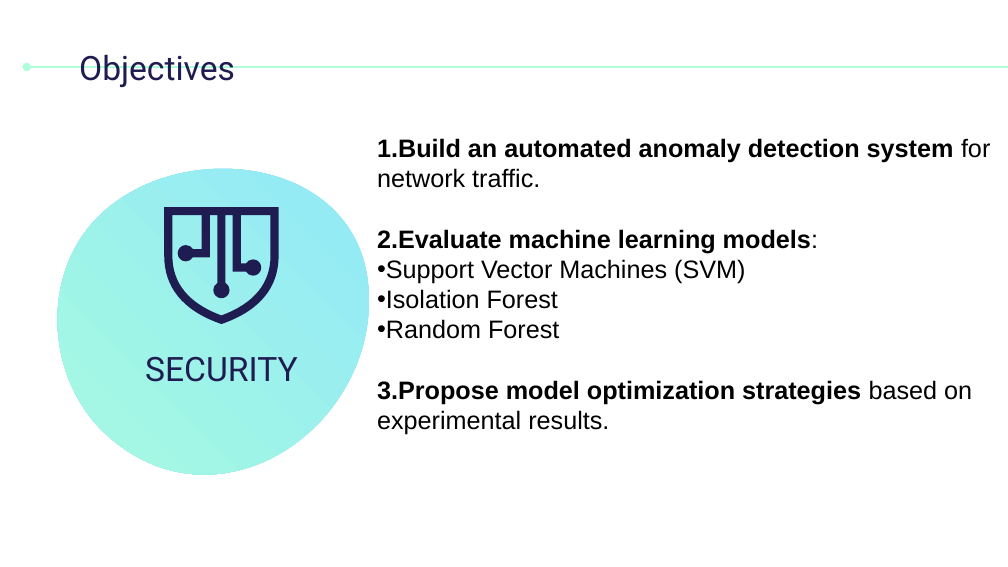
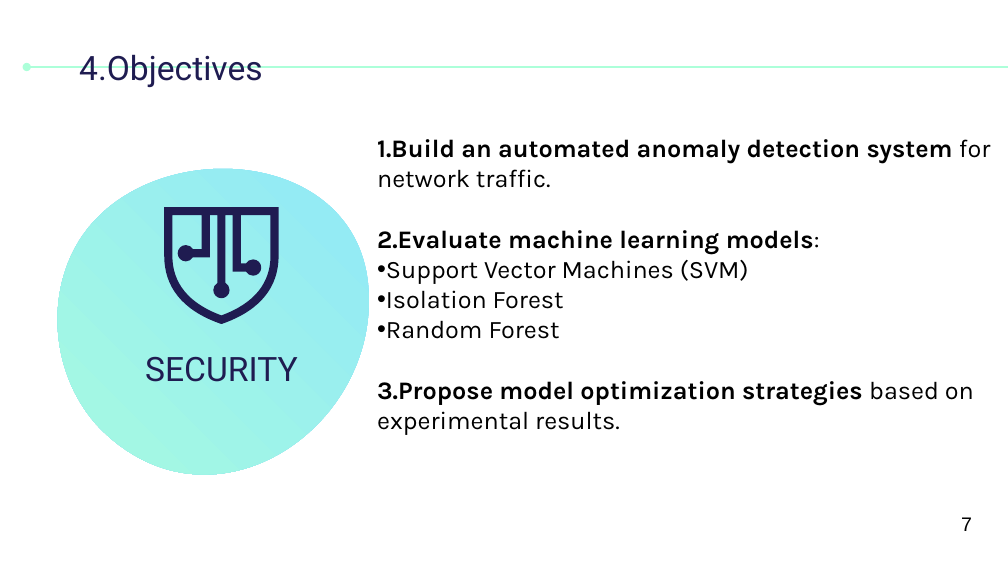
Before and after one commit to MehemmedTagizade/CyberLab1_, a slide deck: slide 7 of Mahammad_Taghizade_CSLAB_I.pptx. Drawn at 1008x567 pixels with LibreOffice and Linux fonts; fonts in the diff are those of the drawing. Boxes give left, top, right and bottom in pixels: in the first picture for what was removed or moved away, otherwise in the second. Text is boxed around its words. In the diff, an @@ line names an element or a change of style, - is before the commit and + after.

```diff
--- a/Mahammad_Taghizade_CSLAB_I.pptx
+++ b/Mahammad_Taghizade_CSLAB_I.pptx
@@ title at (79, 54, 262, 87): text changed @@
-Objectives
+4.Objectives
@@ text "1.Build an automated anomaly detection ..." at (377, 139, 990, 435): font Arial to Karla @@
@@ text added at (961, 517, 972, 531), 14 pt, text #000000 @@
+7
```
Also in this commit, not shown: 20 other slides changed, 1 other file.
